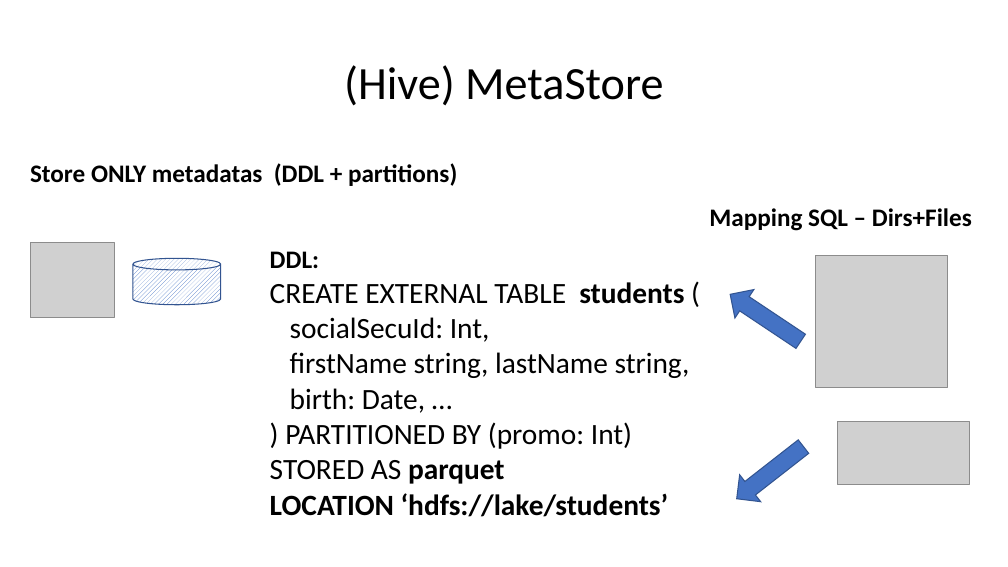
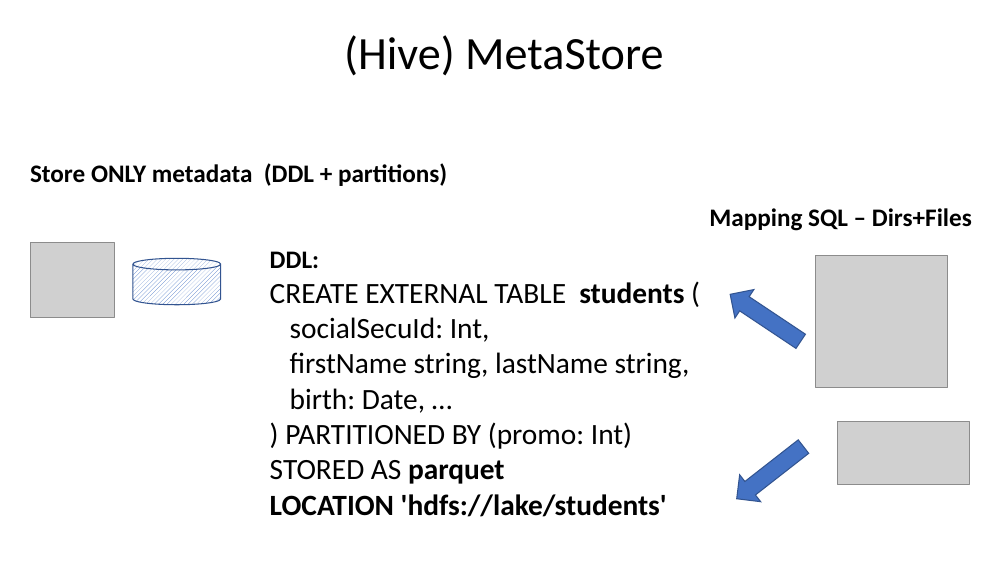
Before and after one commit to Arnaud-Nauwynck/presentations, a slide deck: slide 32 of pres-bigdata/10-Spark-unified-engine-features.pptx. Drawn at 1008x567 pixels with LibreOffice and Linux fonts; fonts in the diff are those of the drawing; grey boxes stand for pictures. Boxes give left, top, right and bottom in pixels: in the first picture for what was removed or moved away, otherwise in the second. Text is boxed around its words. In the diff, an @@ line names an element or a change of style, - is before the commit and + after.

```diff
--- a/pres-bigdata/10-Spark-unified-engine-features.pptx
+++ b/pres-bigdata/10-Spark-unified-engine-features.pptx
@@ title "(Hive) MetaStore": place and size @@
-title "(Hive) MetaStore" at <box>344,65,663,106</box>
+title "(Hive) MetaStore" at <box>344,35,663,76</box>
@@ text at <box>30,163,447,186</box>: text changed @@
-Store ONLY metadatas (DDL + partitions)
+Store ONLY metadata (DDL + partitions)
@@ text at <box>270,494,667,517</box>: text changed @@
-LOCATION ‘hdfs://lake/students’
+LOCATION 'hdfs://lake/students'
```
Also in this commit, not shown: 87 other slides changed, 12 other files.
